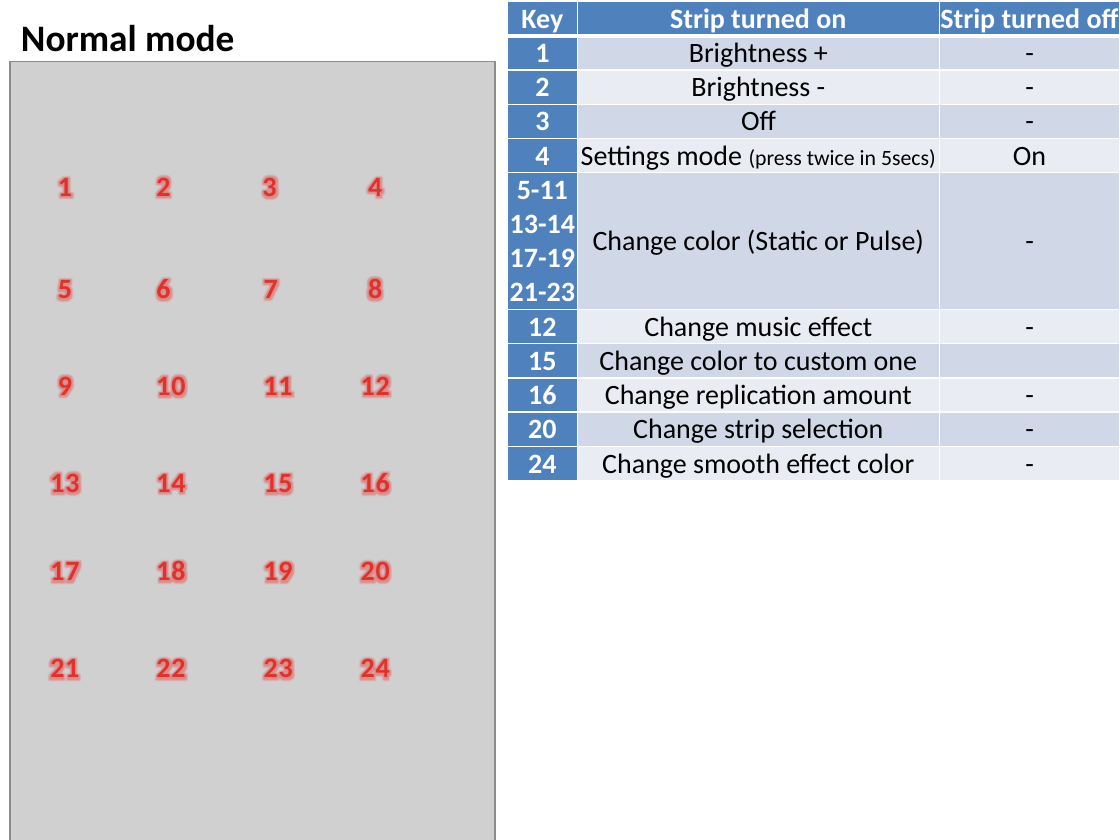
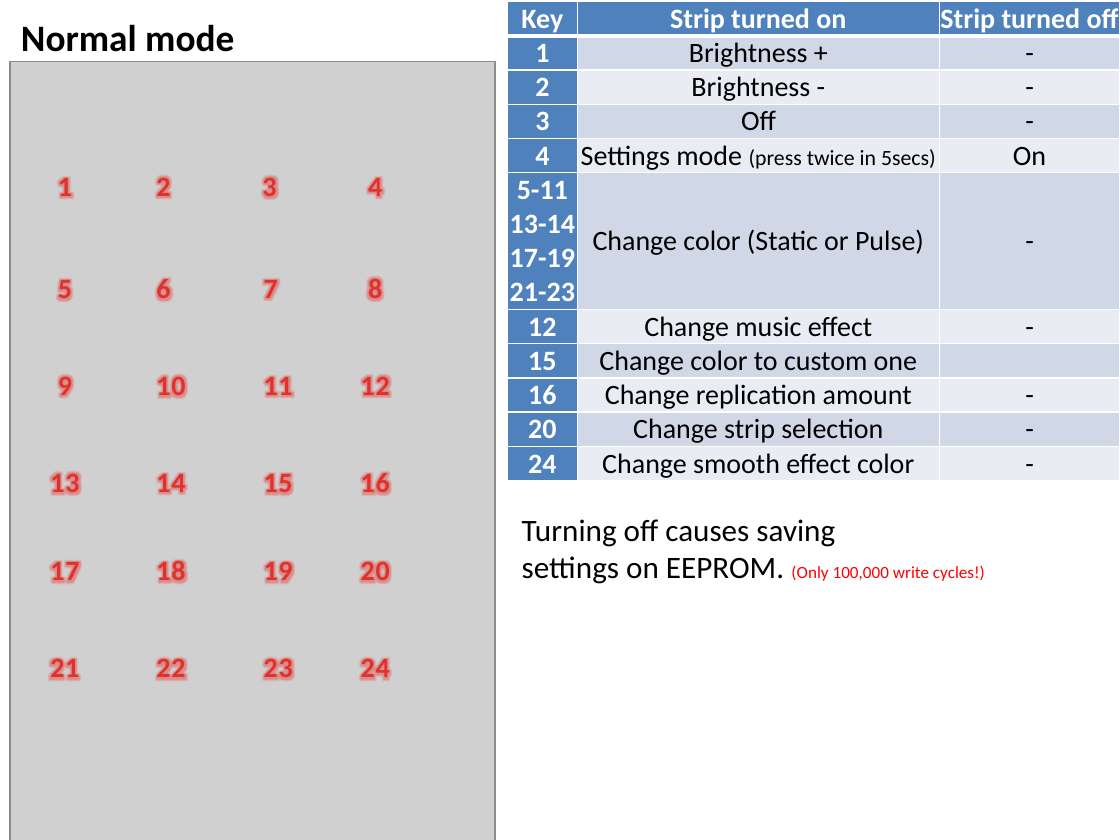
Before and after one commit to Salomon-MH/DJ0DE-ArduDisco, a slide deck: slide 1 of LED_Remote_Vis_DualArduSetup/Manual.pptx. Drawn at 1120x840 pixels with LibreOffice and Linux fonts; fonts in the diff are those of the drawing; grey boxes stand for pictures. Boxes give left, top, right and bottom in pixels: in the first picture for what was removed or moved away, otherwise in the second. Text is boxed around its words. In the diff, an @@ line names an element or a change of style, - is before the commit and + after.

```diff
--- a/LED_Remote_Vis_DualArduSetup/Manual.pptx
+++ b/LED_Remote_Vis_DualArduSetup/Manual.pptx
@@ text added at <box>522,519,985,584</box>, 20 pt, text #000000 @@
+Turning off causes saving
+settings on EEPROM. (Only 100,000 write cycles!)
```
Also in this commit, not shown: 1 other slide changed, 6 other files.
